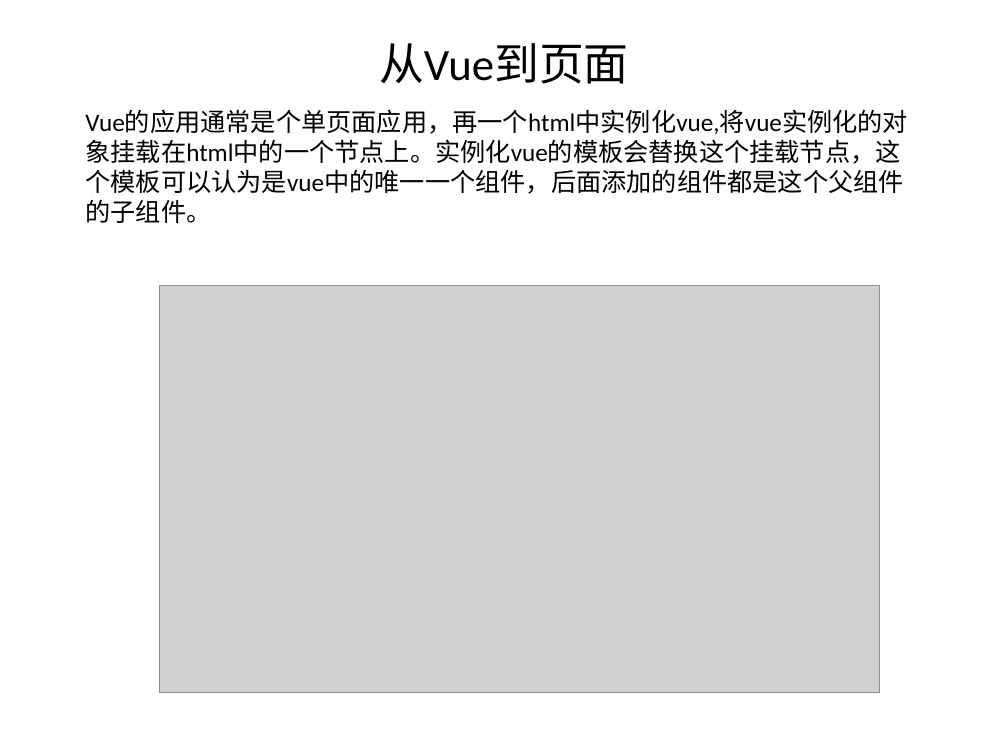
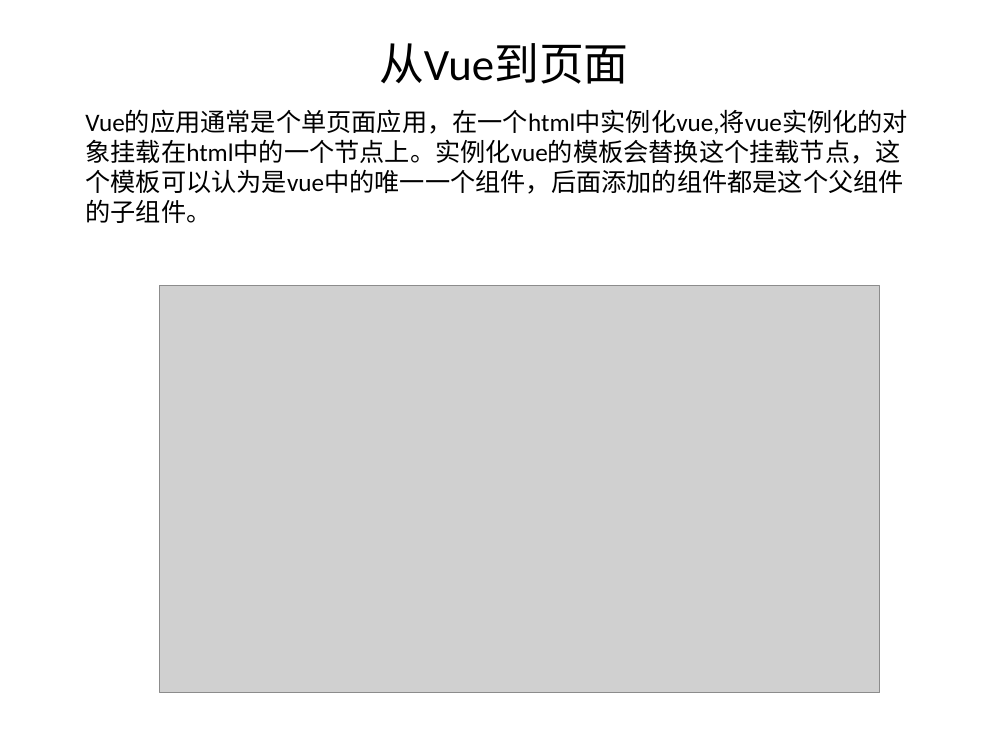
Before and after one commit to Consifire/self-knowledge-induction-of-Vue, a slide deck: slide 10 of Vue个人归纳.ppt (slide 9 before the commit). Drawn at 1008x756 pixels with LibreOffice and Linux fonts; fonts in the diff are those of the drawing; grey boxes stand for pictures. Boxes give left, top, right and bottom in pixels: in the first picture for what was removed or moved away, otherwise in the second. Text is boxed around its words. In the diff, an @@ line names an element or a change of style, - is before the commit and + after.

```diff
--- a/Vue个人归纳.ppt
+++ b/Vue个人归纳.ppt
@@ text at [85,110,908,223]: text changed @@
-Vue的应用通常是个单页面应用，再一个html中实例化vue,将vue实例化的对象挂载在html中的一个节点上。实例化vue的模板会替换这个挂载节点，这个模板可以认为是vue中的唯一一个组件，后面添加的组件都是这个父组件的子组件。
+Vue的应用通常是个单页面应用，在一个html中实例化vue,将vue实例化的对象挂载在html中的一个节点上。实例化vue的模板会替换这个挂载节点，这个模板可以认为是vue中的唯一一个组件，后面添加的组件都是这个父组件的子组件。
```
Also in this commit, not shown: 5 other slides changed, 1 slide added, 5 other files.
